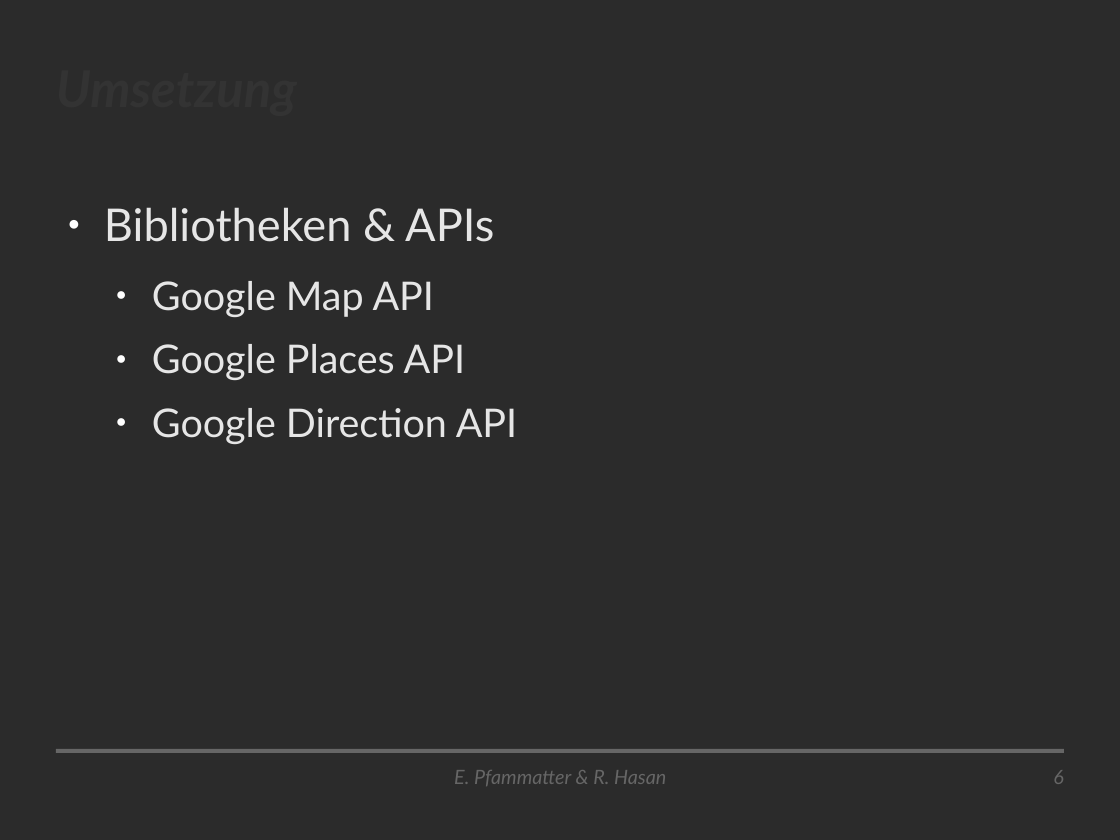
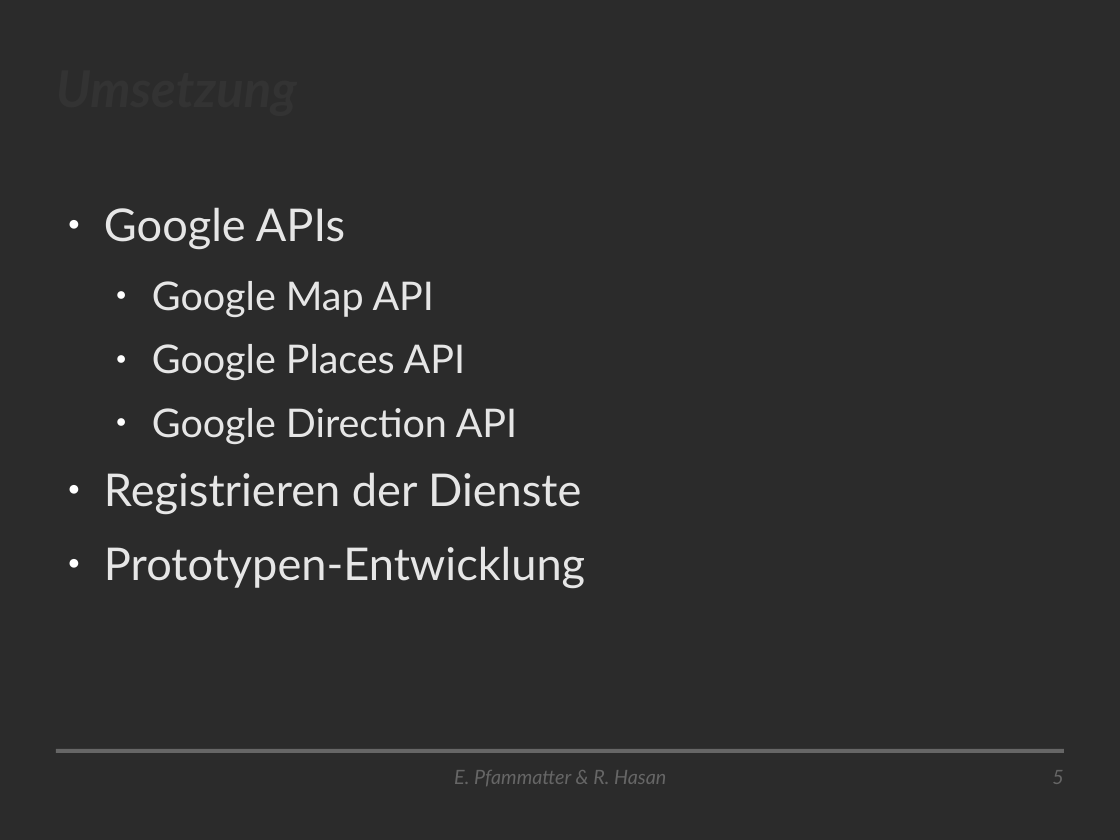
Before and after one commit to remram/ch.hszt.guideme, a slide deck: slide 5 of planning/guideme.odp (slide 6 before the commit). Drawn at 1120x840 pixels with LibreOffice and Linux fonts; fonts in the diff are those of the drawing; background and template pictures are left out; a plain dark background stands for a picture behind light text. Boxes give left, top, right and bottom in pixels: in the first picture for what was removed or moved away, otherwise in the second. Text is boxed around its words. In the diff, an @@ line names an element or a change of style, - is before the commit and + after.

Commit message:
powerpoint update

```diff
--- a/planning/guideme.odp
+++ b/planning/guideme.odp
@@ text at (x1=104, y1=207, x2=345, y2=250): text changed @@
-● Bibliotheken & APIs
+● Google APIs
@@ text at (x1=104, y1=472, x2=585, y2=589): paragraphs added @@
+● Registrieren der Dienste
+● Prototypen-Entwicklung
@@ page number at (x1=1052, y1=770, x2=1063, y2=784): text changed @@
-6
+5
```
